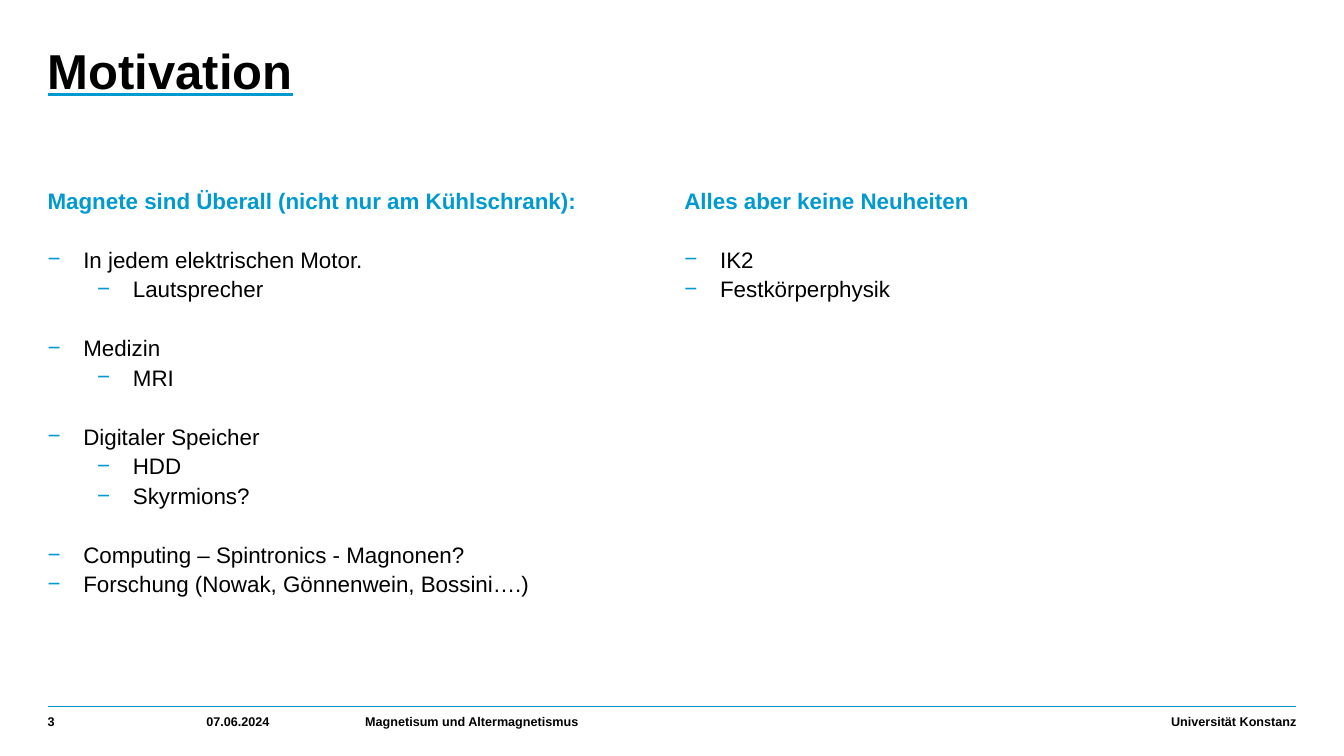
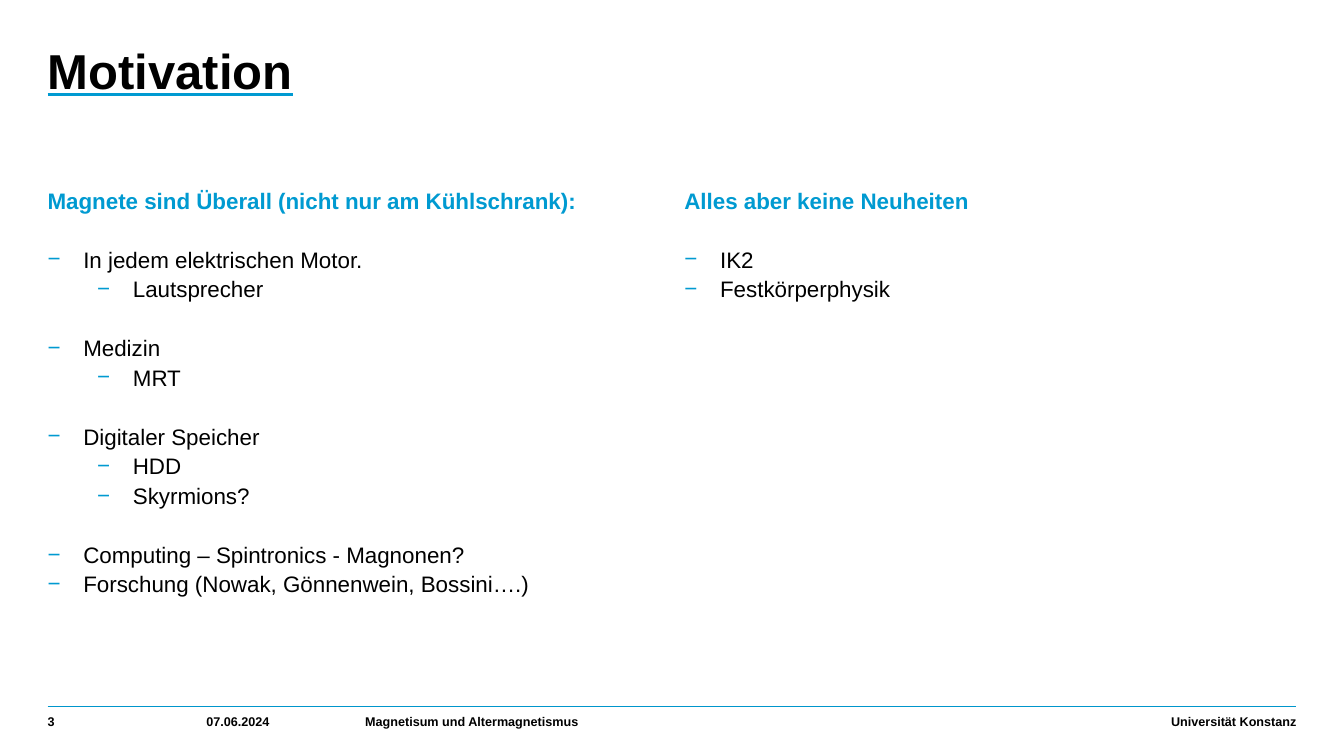
Before and after one commit to HolykingJulex/EstimateSeminar, a slide deck: slide 3 of Vortrag.pptx. Drawn at 1344x756 pixels with LibreOffice and Linux fonts; fonts in the diff are those of the drawing. Boxes give left, top, right and bottom in pixels: in the first picture for what was removed or moved away, otherwise in the second. Text is boxed around its words. In the diff, an @@ line names an element or a change of style, - is before the commit and + after.

```diff
--- a/Vortrag.pptx
+++ b/Vortrag.pptx
@@ text at box(133, 370, 181, 386): text changed @@
-      − MRI
+      − MRT
```
Also in this commit, not shown: 1 other slide changed, 1 slide removed, 1 other file.
